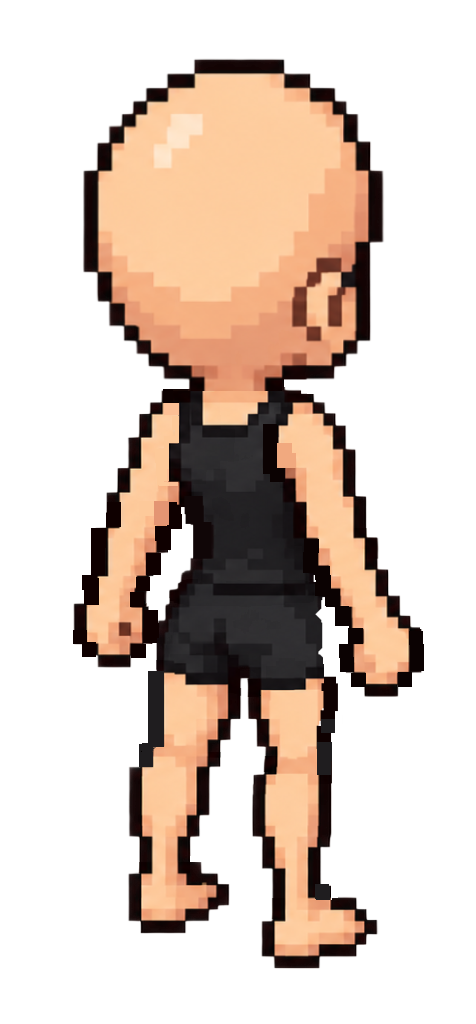
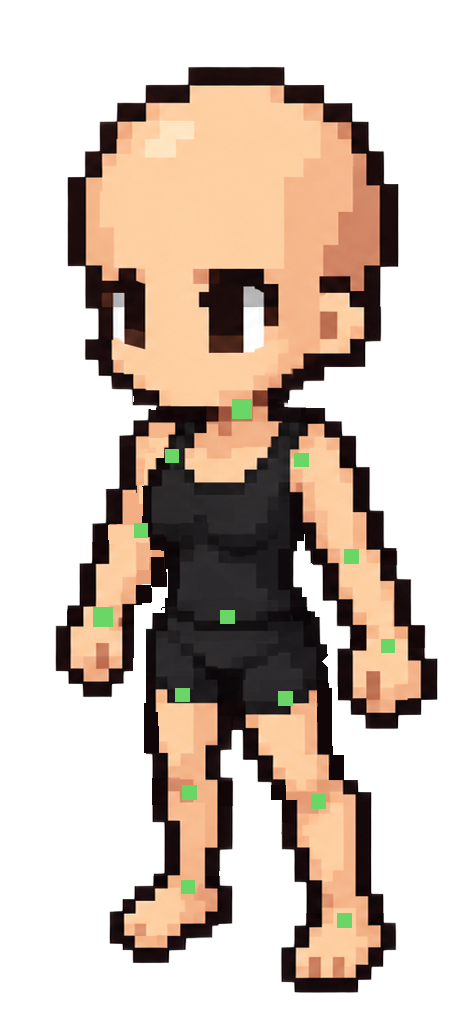
Before/after of a w=476, h=1024 layered artwork. What changed in the layer stack:
showed group "front" (2nd of 2, in "female") (28 layers) over bbox(55, 65, 438, 993)
hid group "back" (2nd of 2, in "female") (28 layers) over bbox(71, 58, 425, 971)